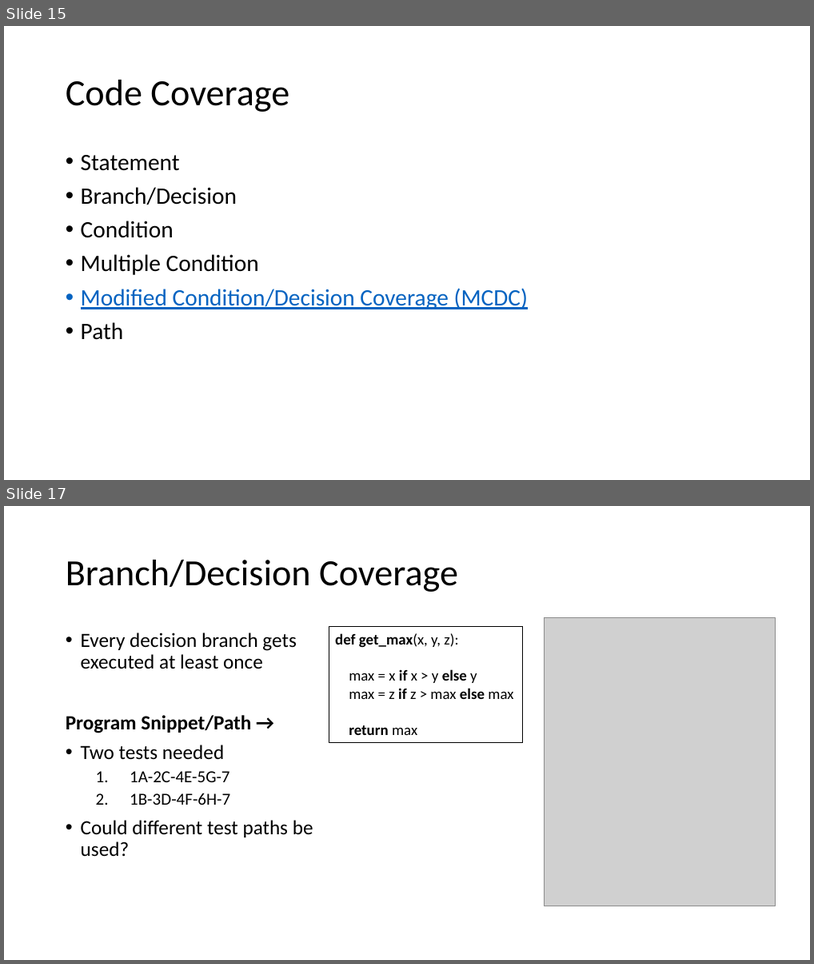
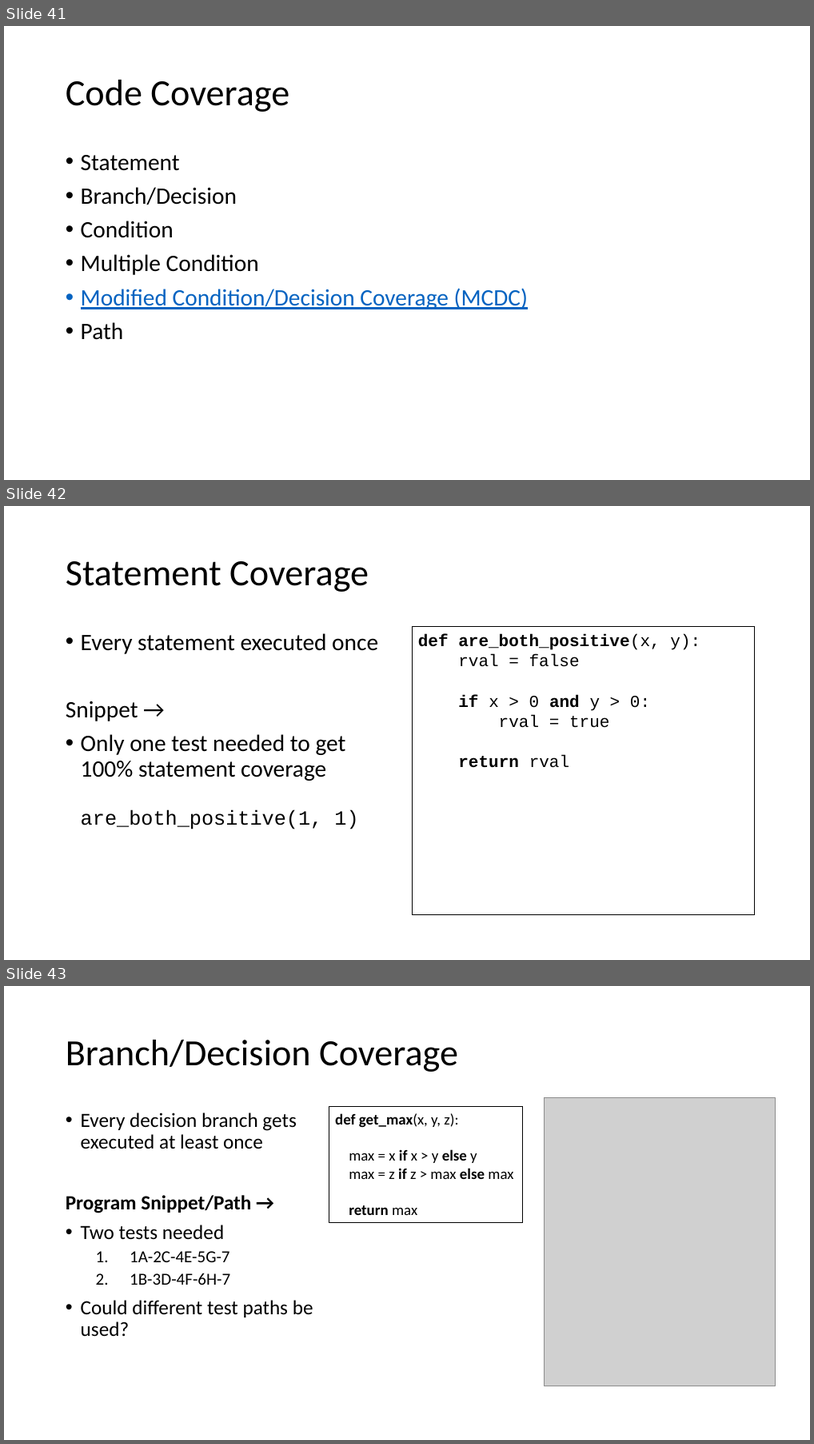
Before and after one commit to donaldsawyer/phdata-tdd-r, a slide deck: tdd_test_r.pptx. Shown one above the other, each under a label of ours: slides 15 and 17 before the commit, slides 41, 42 and 43 after it; the slides between them are not shown. The pictures are 814x964 and 814x1444 pixels, drawn with LibreOffice and Linux fonts; fonts in the diff are those of the drawing; grey boxes stand for pictures. Boxes give left, top, right and bottom in pixels: in the first picture for what was removed or moved away, otherwise in the second. Text is boxed around its words. In the diff, an @@ line names an element or a change of style, - is before the commit and + after.

```diff
--- a/tdd_test_r.pptx
+++ b/tdd_test_r.pptx
@@ slide 42 added at [4, 506, 810, 960], background #FFFFFF @@
@@ title added at [66, 561, 369, 592], 44 pt, text #000000 @@
+Statement Coverage
@@ text added at [66, 633, 378, 829], 28 pt, text #000000 @@
+• Every statement executed once
+Snippet →
+• Only one test needed to get 100% statement coverage
+  are_both_positive(1, 1)
@@ text added at [412, 627, 755, 915], outline #000000 0.75 pt, 20 pt, text #000000 @@
+def are_both_positive(x, y):
+rval = false
+if x > 0 and y > 0:
+rval = true
+return rval
@@ what was slide 15 is now slide 41 @@
@@ what was slide 17 is now slide 43 @@
```
Also in this commit, not shown: 21 other slides added.
